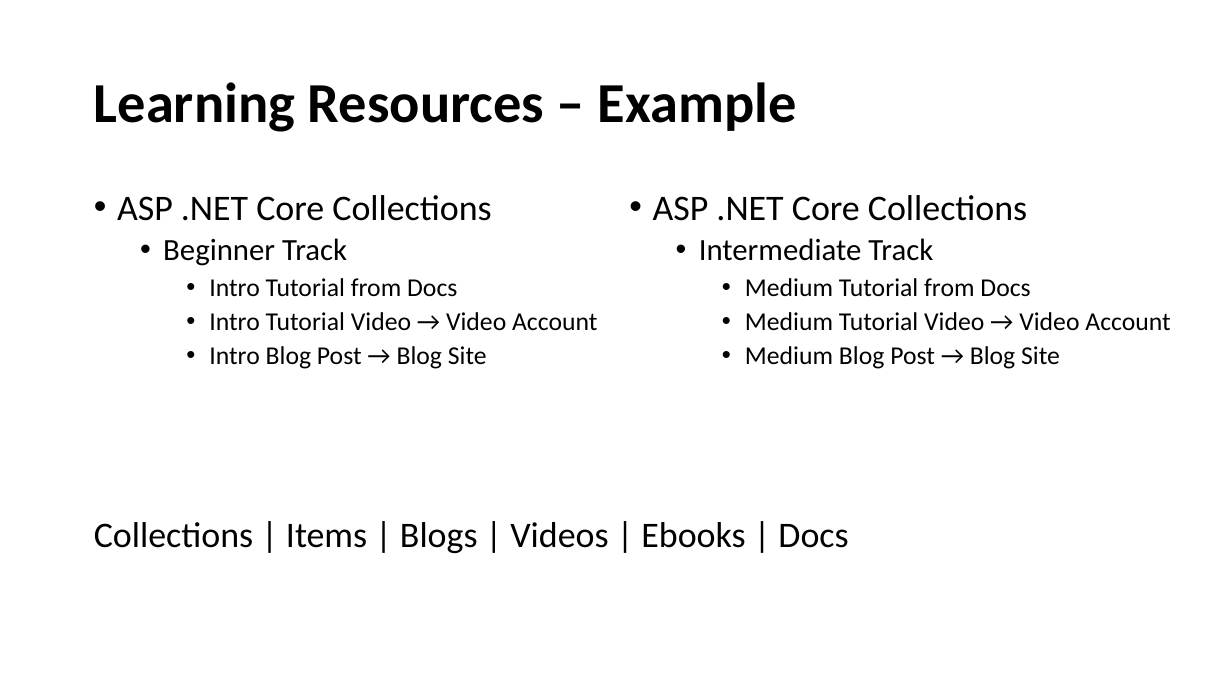
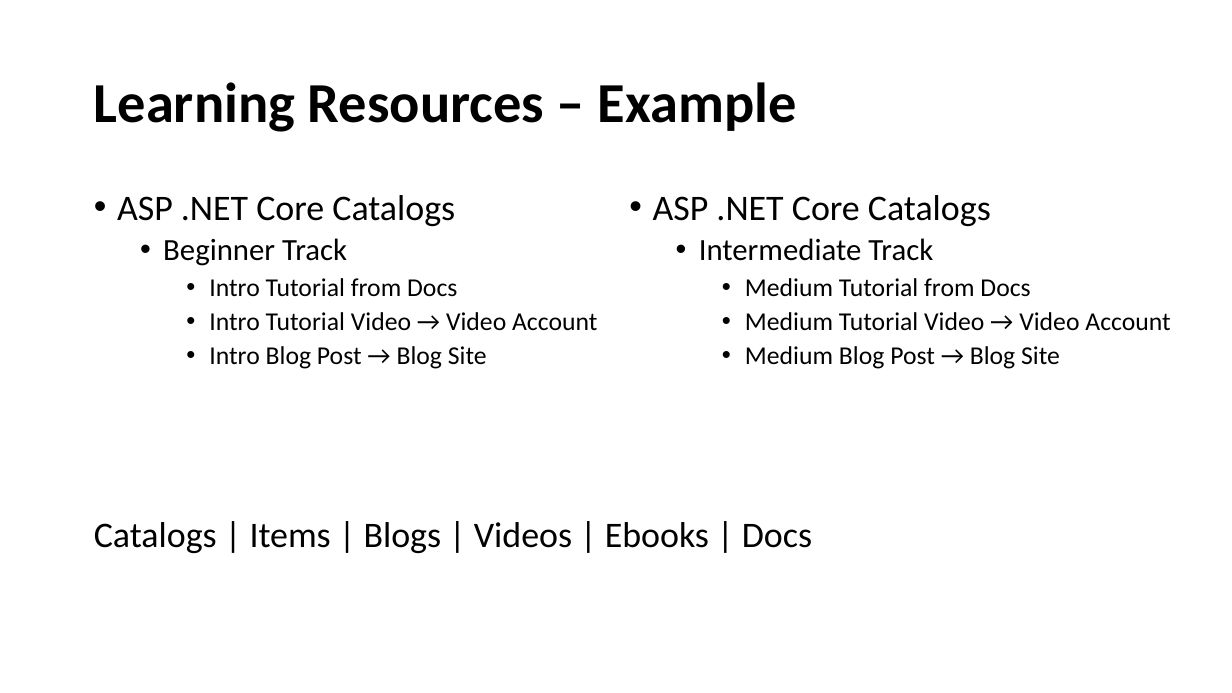
Before and after one commit to shahedc/NetLearner, a slide deck: slide 4 of design/NetLearner.pptx. Drawn at 1232x693 pixels with LibreOffice and Linux fonts; fonts in the diff are those of the drawing. Boxes give left, top, right and bottom in pixels: in the first picture for what was removed or moved away, otherwise in the second. Text is boxed around its words. In the diff, an @@ line names an element or a change of style, - is before the commit and + after.

Commit message:
updated diagram with new wording
updated diagram with new wording: collection => catalog

```diff
--- a/design/NetLearner.pptx
+++ b/design/NetLearner.pptx
@@ text at [117, 195, 455, 226]: text changed @@
-• ASP .NET Core Collections
+• ASP .NET Core Catalogs
@@ text at [653, 195, 991, 226]: text changed @@
-• ASP .NET Core Collections
+• ASP .NET Core Catalogs
@@ text at [94, 522, 812, 553]: text changed @@
-Collections | Items | Blogs | Videos | Ebooks | Docs
+Catalogs | Items | Blogs | Videos | Ebooks | Docs
```
Also in this commit, not shown: 2 other slides changed, 1 slide added, 1 other file.
